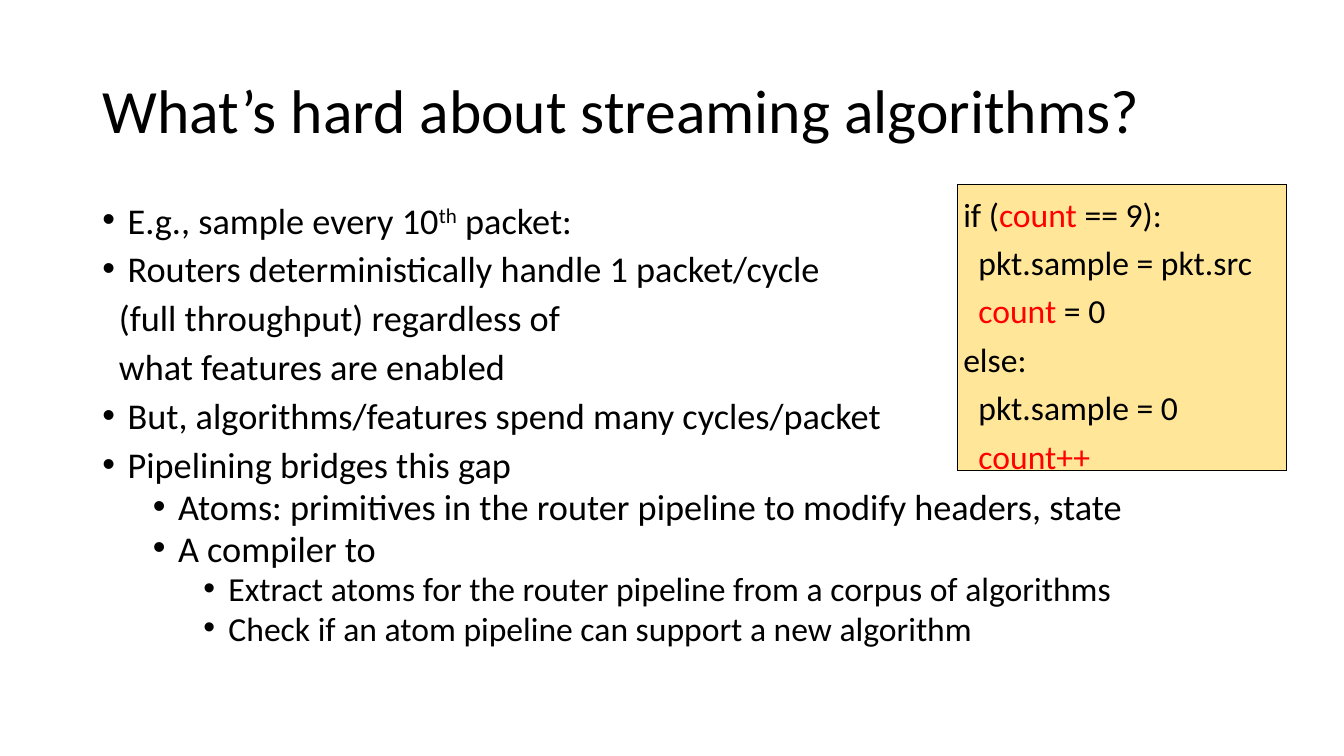
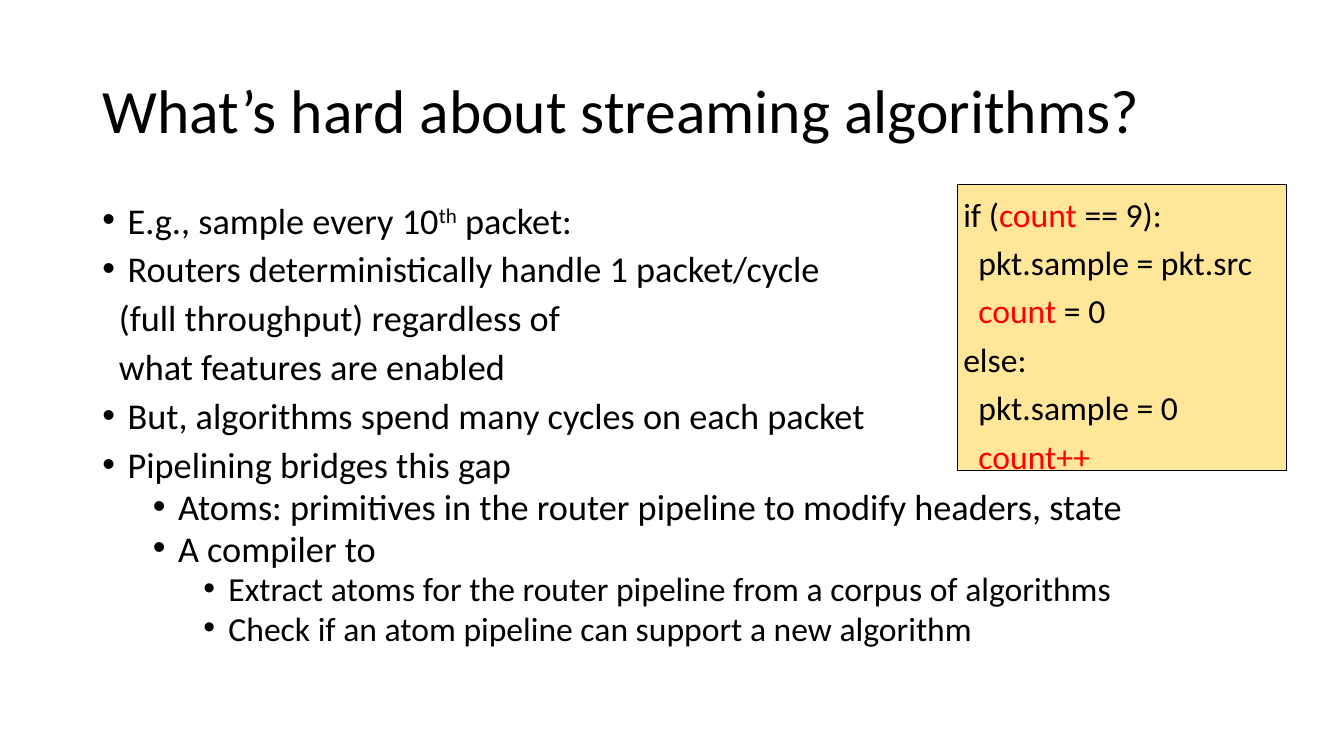
Before and after one commit to anirudhSK/pifo-domino-marple-ppts, a slide deck: slide 10 of combined_domino_pifo.pptx. Drawn at 1344x756 pixels with LibreOffice and Linux fonts; fonts in the diff are those of the drawing. Boxes give left, top, right and bottom in pixels: in the first picture for what was removed or moved away, otherwise in the second. Text is boxed around its words. In the diff, an @@ line names an element or a change of style, - is before the commit and + after.

```diff
--- a/combined_domino_pifo.pptx
+++ b/combined_domino_pifo.pptx
@@ text at (128, 403, 864, 436): text changed @@
-• But, algorithms/features spend many cycles/packet
+• But, algorithms spend many cycles on each packet
```
Also in this commit, not shown: 1 other slide changed.
